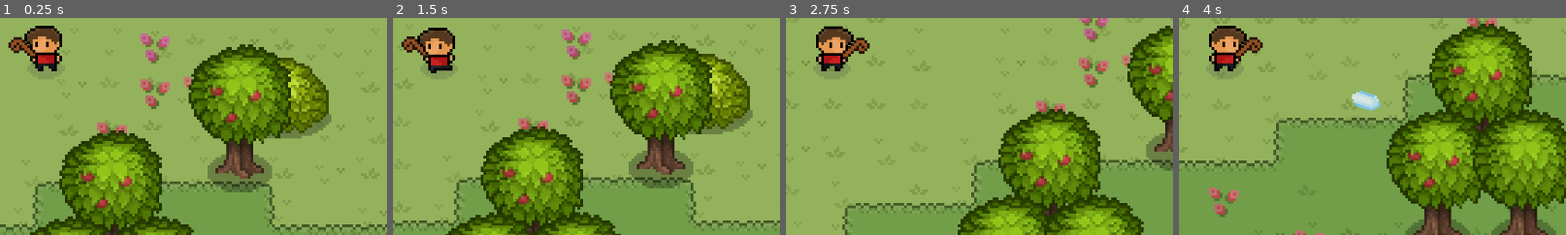
Above: before the commit, frames 1-4 (left to right).
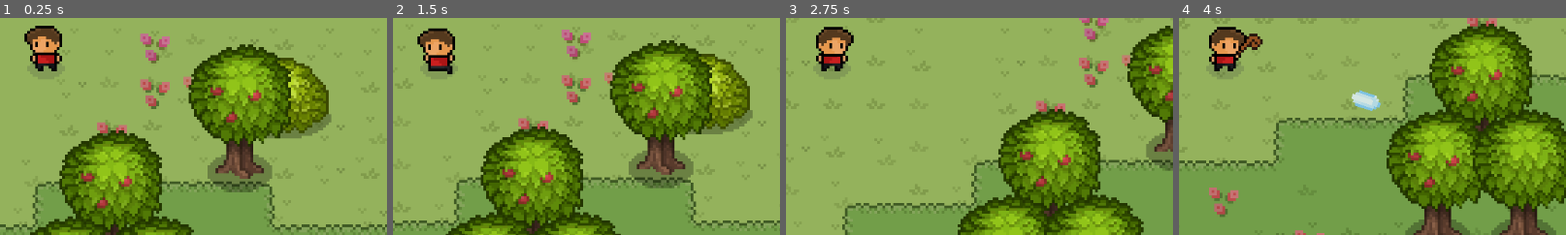
Above: after the commit, the same moments.

Repository: lennertJ9/game
Game: Godot game, scene res://scenes/main/main.tscn
Two runs of this game, one before a commit and one after it. Both use one fixed random seed, a clock stepped at 60 frames per second and the inputs below.
Inputs (mouse positions are % of the whole screen's width and height, from its top left):
- Up to frame 1 (0.25 s): no input
- Up to frame 2 (1.5 s): tap Enter at 0.5 s; move the mouse to (72, 45) at 0.52 s; hold Q (do_something) 0.53-1.28 s; move the mouse to (30, 55) at 1.27 s; right-click (30, 55) at 1.35 s
- Up to frame 3 (2.75 s): move the mouse to (60, 28) at 2.02 s; hold Q (do_something) from 2.03 s (still down)
- Up to frame 4 (4 s): move the mouse to (45, 70) at 2.77 s; release Q (do_something) at 2.78 s; right-click (45, 70) at 2.85 s; move the mouse to (80, 65) at 3.52 s; hold Q (do_something) from 3.53 s (still down)
The pictures show only the part of the screen within x 44-94%, y 39-89%; the shares and areas given below are measured in that part.

The runs differ from the first frame. In frame 1, 0.4% of the frame differs, in the area x 2-10%, y 8-19%; in frame 2, 0.7%; in frame 3, 0.6%; in frame 4, 0.8%, in the area x 7-22%, y 3-22%.

Commit message:
animations and hurtbox

Diff:
--- a/scenes/player/player.gd
+++ b/scenes/player/player.gd
@@ -17,6 +17,9 @@
 var is_moving_right: bool
 var is_moving_left: bool
 
+
+func _ready():
+	weapon.visible = false
 
 func _input(event):
 	if event.is_action_pressed("right_click"):
@@ -91,3 +94,6 @@
 	particle.global_position = global_position
 	particle.play()
 	world.add_child(particle)
+
+func hide_weapon():
+	$AnimationPlayer2.play('HIDE_WEAPON')
--- a/scenes/player/player.tscn
+++ b/scenes/player/player.tscn
@@ -489,6 +489,32 @@
 "update": 0,
 "values": [Vector2(1, 1), Vector2(1.1, 1.1), Vector2(1, 1)]
 }
+tracks/3/type = "value"
+tracks/3/imported = false
+tracks/3/enabled = true
+tracks/3/path = NodePath("Visuals/HandLeft/Weapon:visible")
+tracks/3/interp = 1
+tracks/3/loop_wrap = true
+tracks/3/keys = {
+"times": PackedFloat32Array(0),
+"transitions": PackedFloat32Array(1),
+"update": 1,
+"values": [true]
+}
+tracks/4/type = "method"
+tracks/4/imported = false
+tracks/4/enabled = true
+tracks/4/path = NodePath(".")
+tracks/4/interp = 1
+tracks/4/loop_wrap = true
+tracks/4/keys = {
+"times": PackedFloat32Array(0.65),
+"transitions": PackedFloat32Array(1),
+"values": [{
+"args": [],
+"method": &"hide_weapon"
+}]
+}
 
 [sub_resource type="Animation" id="Animation_i81qq"]
 length = 0.001
@@ -528,10 +554,51 @@
 "update": 0,
 "values": [Vector2(1, 1)]
 }
+tracks/3/type = "value"
+tracks/3/imported = false
+tracks/3/enabled = true
+tracks/3/path = NodePath("Visuals/HandLeft/Weapon:visible")
+tracks/3/interp = 1
+tracks/3/loop_wrap = true
+tracks/3/keys = {
+"times": PackedFloat32Array(0),
+"transitions": PackedFloat32Array(1),
+"update": 1,
+"values": [true]
+}
+
+[sub_resource type="Animation" id="Animation_sk3rh"]
+resource_name = "HIDE_WEAPON"
+length = 1.5
+tracks/0/type = "value"
+tracks/0/imported = false
+tracks/0/enabled = true
+tracks/0/path = NodePath("Visuals/HandLeft:position")
+tracks/0/interp = 1
+tracks/0/loop_wrap = true
+tracks/0/keys = {
+"times": PackedFloat32Array(0.9, 1, 1.3, 1.5),
+"transitions": PackedFloat32Array(1, 1, 1, 1),
+"update": 0,
+"values": [Vector2(4, -2), Vector2(4, -4), Vector2(3, -3), Vector2(4, -2)]
+}
+tracks/1/type = "value"
+tracks/1/imported = false
+tracks/1/enabled = true
+tracks/1/path = NodePath("Visuals/HandLeft/Weapon:visible")
+tracks/1/interp = 1
+tracks/1/loop_wrap = true
+tracks/1/keys = {
+"times": PackedFloat32Array(1.4),
+"transitions": PackedFloat32Array(1),
+"update": 1,
+"values": [false]
+}
 
 [sub_resource type="AnimationLibrary" id="AnimationLibrary_poquf"]
 _data = {
 "ATTACK_LEFT_FRONT": SubResource("Animation_ls5fr"),
+"HIDE_WEAPON": SubResource("Animation_sk3rh"),
 "RESET": SubResource("Animation_i81qq")
 }
 
@@ -553,6 +620,7 @@
 texture = ExtResource("2_vrv6n")
 offset = Vector2(0, 11)
 hframes = 5
+frame = 3
 
 [node name="Body" type="Sprite2D" parent="Visuals"]
 z_index = 1
@@ -574,7 +642,6 @@
 z_index = 1
 position = Vector2(1, -10)
 texture = ExtResource("4_5whas")
-offset = Vector2(0, 0.125)
 hframes = 8
 frame = 2
 
@@ -582,7 +649,7 @@
 texture = ExtResource("7_wqlqq")
 
 [node name="HandRight" type="Sprite2D" parent="Visuals"]
-position = Vector2(-4, -2.625)
+position = Vector2(-4, -2.80712)
 texture = ExtResource("1_ugt1c")
 hframes = 2
 
@@ -603,6 +670,7 @@
 libraries = {
 "": SubResource("AnimationLibrary_bc3sj")
 }
+speed_scale = 0.8
 
 [node name="AnimationPlayer2" type="AnimationPlayer" parent="."]
 libraries = {
--- a/scenes/slime/slime.tscn
+++ b/scenes/slime/slime.tscn
@@ -1,16 +1,17 @@
-[gd_scene load_steps=11 format=3 uid="uid://su8br4pp0fhs"]
+[gd_scene load_steps=12 format=3 uid="uid://su8br4pp0fhs"]
 
 [ext_resource type="Script" path="res://scenes/slime/slime.gd" id="1_3hfx0"]
 [ext_resource type="Texture2D" uid="uid://dmrc0f0ovoy3x" path="res://scenes/slime/slime_shadow.png" id="1_rk37d"]
 [ext_resource type="Texture2D" uid="uid://ssi7nwwh8udr" path="res://scenes/slime/slime.png" id="1_yq14d"]
 [ext_resource type="PackedScene" uid="uid://dn3mrqnfwulw4" path="res://scenes/States/state_manager.tscn" id="4_a3fx4"]
+[ext_resource type="PackedScene" uid="uid://bvvyfxv83le51" path="res://scenes/Components/Hurtbox.tscn" id="4_ulh0h"]
 [ext_resource type="PackedScene" uid="uid://b6aamj6c3i7tr" path="res://scenes/States/wander_state.tscn" id="5_oue4e"]
 
 [sub_resource type="CircleShape2D" id="CircleShape2D_vgn4q"]
 radius = 5.0
 
-[sub_resource type="CircleShape2D" id="CircleShape2D_mjsky"]
-radius = 5.0
+[sub_resource type="CircleShape2D" id="CircleShape2D_b4y2v"]
+radius = 7.07107
 
 [sub_resource type="Animation" id="Animation_fnpqv"]
 length = 0.001
@@ -123,6 +124,8 @@
 
 [node name="Slime" type="CharacterBody2D"]
 z_index = 1
+collision_layer = 2
+collision_mask = 0
 motion_mode = 1
 script = ExtResource("1_3hfx0")
 speed = 50
@@ -130,20 +133,21 @@
 [node name="CollisionShape2D" type="CollisionShape2D" parent="."]
 position = Vector2(1, -3)
 shape = SubResource("CircleShape2D_vgn4q")
+debug_color = Color(0, 0.6, 0.701961, 0.419608)
 
 [node name="shadow" type="Sprite2D" parent="."]
 texture = ExtResource("1_rk37d")
 
 [node name="visuals" type="Sprite2D" parent="."]
+z_index = 1
 texture = ExtResource("1_yq14d")
 hframes = 7
 
-[node name="HitBox" type="Area2D" parent="visuals"]
-visible = false
+[node name="HurtBox" parent="visuals" instance=ExtResource("4_ulh0h")]
 
-[node name="CollisionShape2D" type="CollisionShape2D" parent="visuals/HitBox"]
+[node name="CollisionShape2D" type="CollisionShape2D" parent="visuals/HurtBox"]
 position = Vector2(0, -3)
-shape = SubResource("CircleShape2D_mjsky")
+shape = SubResource("CircleShape2D_b4y2v")
 
 [node name="AnimationPlayer" type="AnimationPlayer" parent="."]
 libraries = {
Not shown: 1 places in scenes/player/player.tscn that only renumber resources
